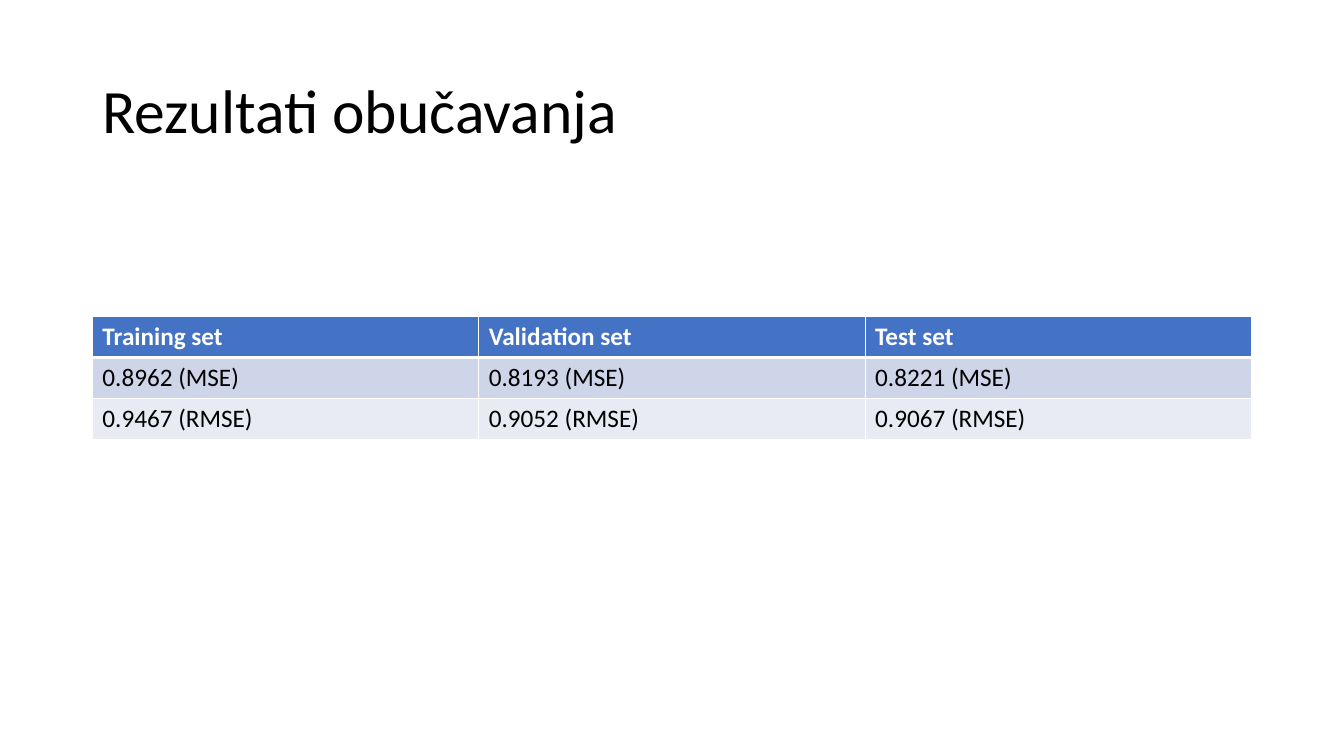
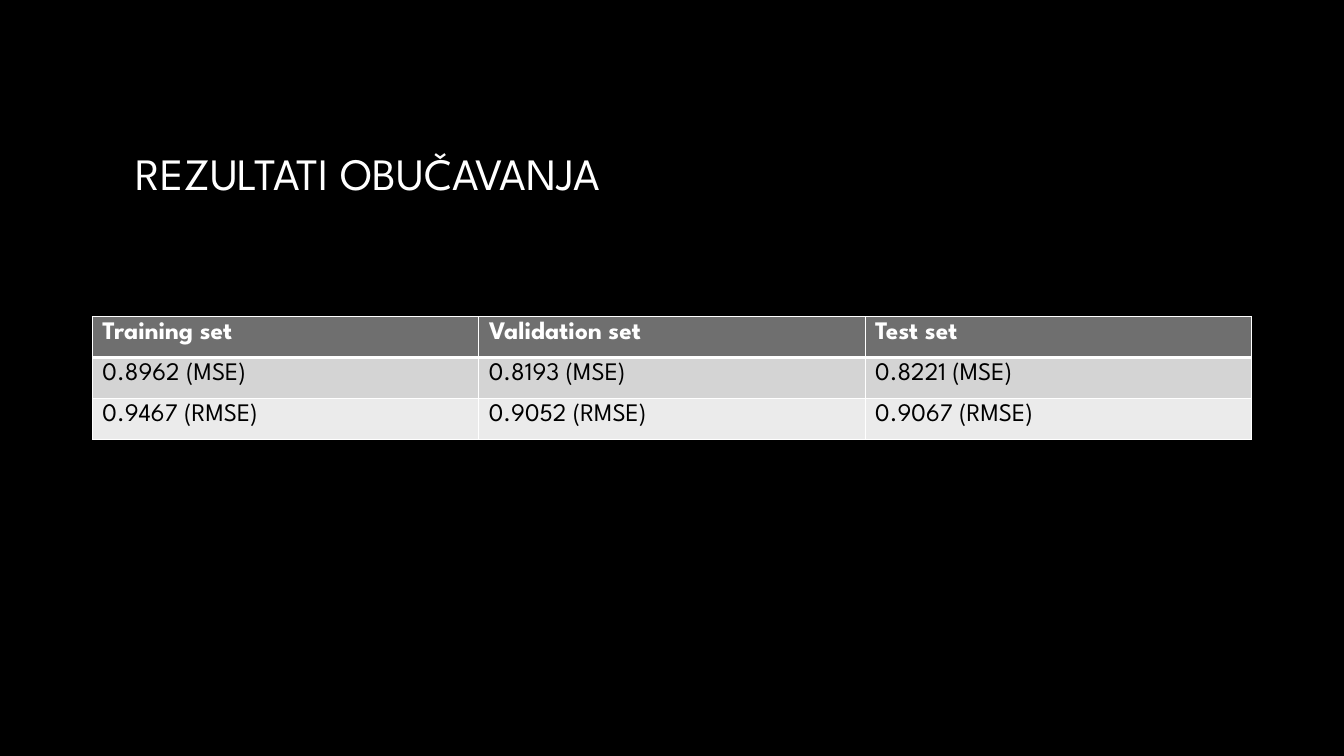
Before and after one commit to wesely1996/mapper_algoritam_sa_Netflix_podatcima, a slide deck: slide 9 of prezentacija.pptx. Drawn at 1344x756 pixels with LibreOffice and Linux fonts; fonts in the diff are those of the drawing; background and template pictures are left out. Boxes give left, top, right and bottom in pixels: in the first picture for what was removed or moved away, otherwise in the second. Text is boxed around its words. In the diff, an @@ line names an element or a change of style, - is before the commit and + after.

```diff
--- a/prezentacija.pptx
+++ b/prezentacija.pptx
@@ background #FFFFFF to picture (left out) @@
@@ title at <box>136,153,600,191</box>: text changed; size 44 to 32 pt; font Calibri to League Spartan; text colour #000000 to gradient #FFFFFF to #A6A6A6 @@
-Rezultati obučavanja
+REZULTATI OBUČAVANJA
@@ table at <box>93,317,1251,440</box> @@
@@ fill #4472C4 to #6F6F6F in row 1 @@
@@ fill #CFD5EA to #D5D5D5 in row 2 @@
@@ fill #E9EBF5 to #EBEBEB in row 3 @@
@@ font Calibri to League Spartan @@
```
Also in this commit, not shown: 8 other slides changed, 2 slides added, 1 slide removed.
